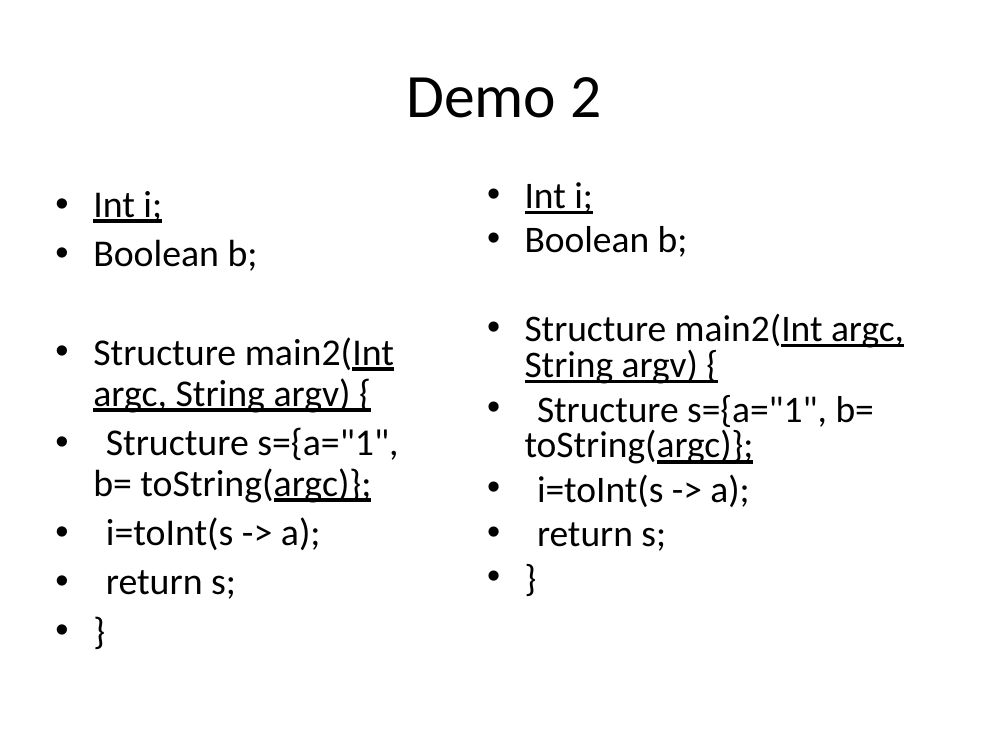
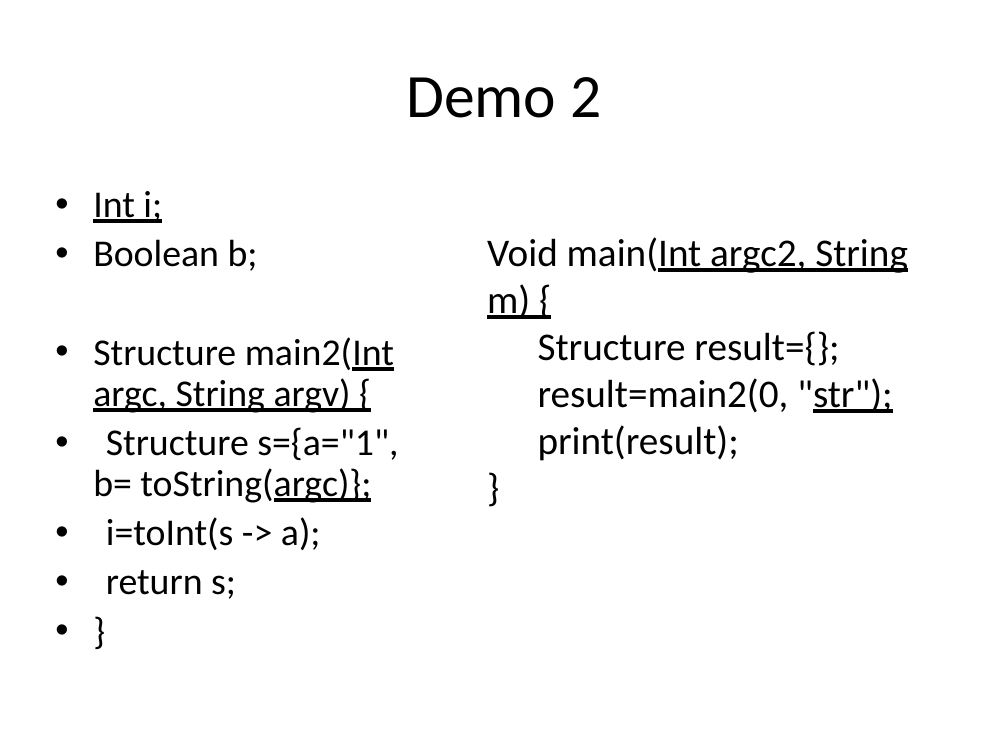
Before and after one commit to liufei11111/w4115PLT, a slide deck: slide 5 of src/project/demo/PLTFinalPresentation.pptx. Drawn at 1008x756 pixels with LibreOffice and Linux fonts; fonts in the diff are those of the drawing. Boxes give left, top, right and bottom in pixels: in the first picture for what was removed or moved away, otherwise in the second. Text is boxed around its words. In the diff, an @@ line names an element or a change of style, - is before the commit and + after.

```diff
--- a/src/project/demo/PLTFinalPresentation.pptx
+++ b/src/project/demo/PLTFinalPresentation.pptx
@@ text "Void main(Int argc2, String m) ..." at [487,237,908,461]: size 26.7 to 28 pt in "}"; bullet • to none; line spacing 0.8 to 1; less space between paragraphs @@
@@ text at [487,237,908,461]: text changed; size 26.7 to 28 pt @@
-• Int i;
-• Boolean b;
-• Structure main2(Int argc, String argv) {
-• Structure s={a="1", b= toString(argc)};
-• i=toInt(s -> a);
-• return s;
+Void main(Int argc2, String m) {
+Structure result={};
+result=main2(0, "str");
+print(result);
```
Also in this commit, not shown: 1 other slide changed, 1 slide added, 1 slide removed, 2 other files.
